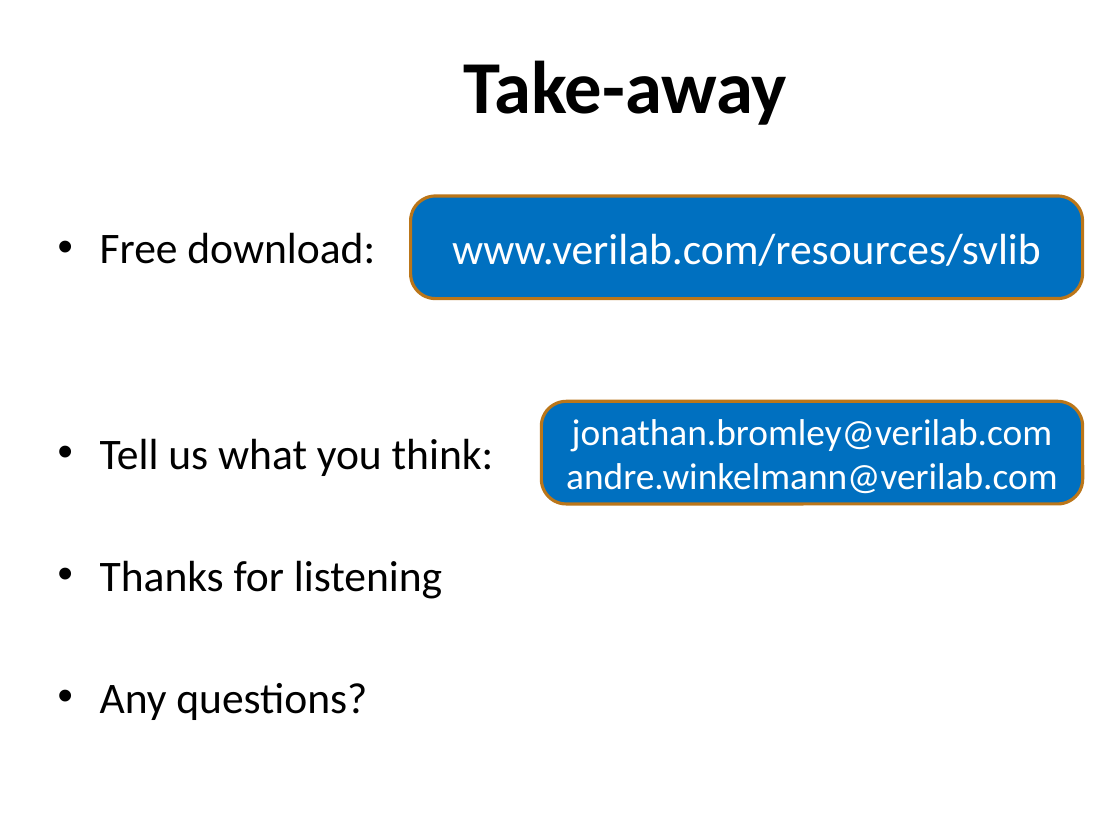
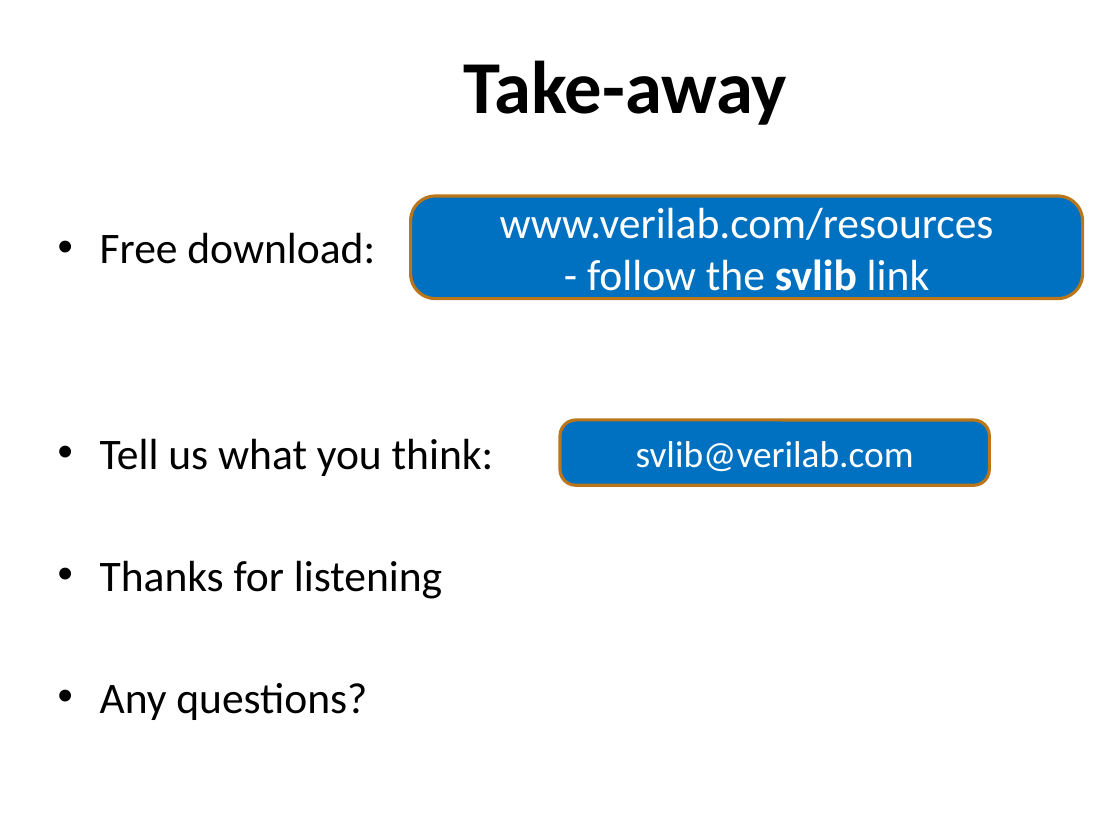
Before and after one commit to xiaoweish/svlib, a slide deck: slide 16 of svlib/doc/163-aq602-draft2.pptx. Drawn at 1120x840 pixels with LibreOffice and Linux fonts; fonts in the diff are those of the drawing; background and template pictures are left out. Boxes give left, top, right and bottom in pixels: in the first picture for what was removed or moved away, otherwise in the second. Text is boxed around its words. In the diff, an @@ line names an element or a change of style, - is before the commit and + after.

Commit message:
Update URL and email address

```diff
--- a/svlib/doc/163-aq602-draft2.pptx
+++ b/svlib/doc/163-aq602-draft2.pptx
@@ text in rounded rectangle at (500,207,994,301): text changed @@
-www.verilab.com/resources/svlib
+www.verilab.com/resources
+- follow the svlib link
@@ rounded rectangle "svlib@verilab.com": place and size @@
-rounded rectangle "svlib@verilab.com" at (541,401,1082,504)
+rounded rectangle "svlib@verilab.com" at (560,420,989,485)
@@ text in rounded rectangle at (636,441,914,472): text changed @@
-jonathan.bromley@verilab.com
-andre.winkelmann@verilab.com
+svlib@verilab.com
```
